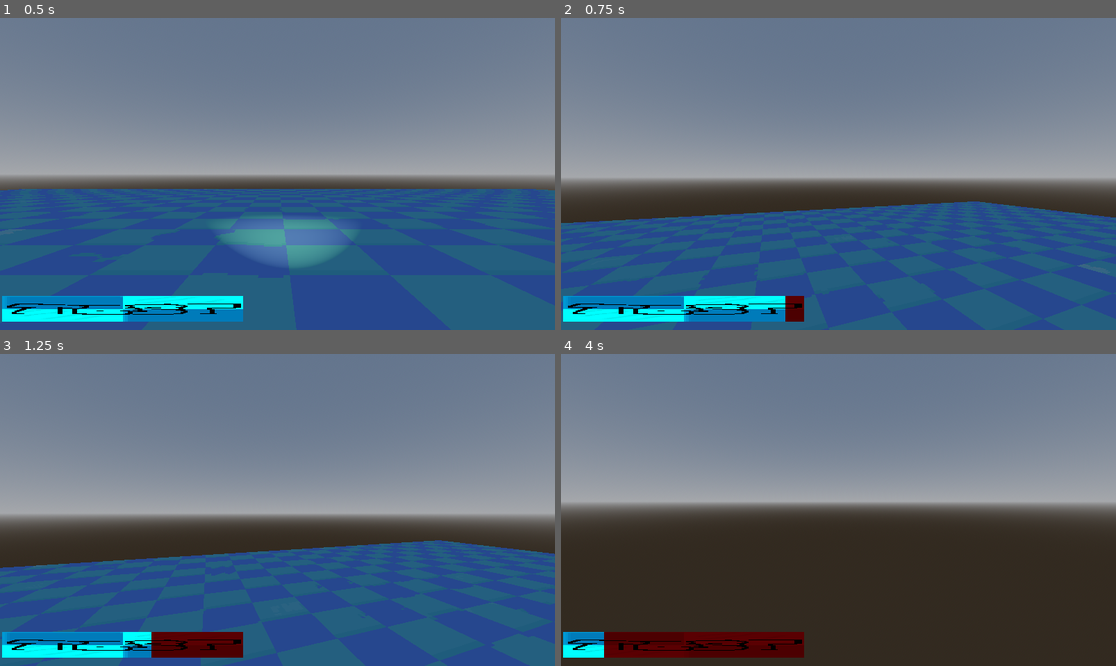
Above: before the commit, frames 1-4 (two rows, left to right).
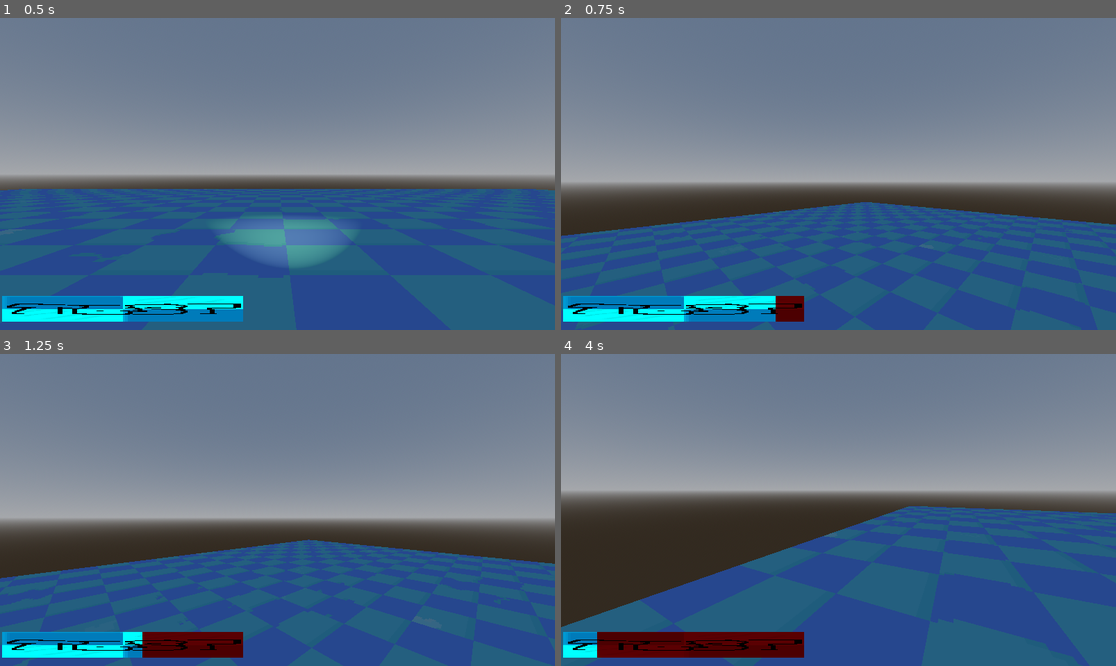
Above: after the commit, the same moments.

Repository: JustSomeTac0/Chipper-Chips-Captive-Casino-Main
Game: Godot game, scene res://Scenes/Testing Scene.tscn
Same seed, same stepped clock (60 frames per second), same inputs: the game is played once before the commit and once after it.
Inputs (mouse positions are in pixels of both pictures, inside the frame that each line leads up to):
- Up to frame 1 (0.5 s): no input
- Up to frame 2 (0.75 s): tap Enter (ui_accept) at 0.5 s; move the mouse to (866, 174) at 0.52 s; hold W (moveForward) from 0.53 s (still down); hold Shift from 0.53 s (still down); click (866, 174) at 0.67 s
- Up to frame 3 (1.25 s): keep holding W (moveForward); keep holding Shift; tap Enter (ui_accept) at 0.77 s
- Up to frame 4 (4 s): keep holding W (moveForward); move the mouse to (810, 510) at 1.27 s; release Shift at 1.28 s; tap C (crouch) at 1.35 s; click (810, 510) at 1.42 s; tap Enter (ui_accept) at 1.52, 3.02, 3.77 s; tap Shift at 1.55, 3.05, 3.8 s; move the mouse to (849, 503) at 2.02 s; hold Shift 2.03-2.78 s; click (849, 503) at 2.17 s; move the mouse to (832, 516) at 2.77 s; tap F at 2.85 s; click (832, 516) at 2.92 s; move the mouse to (877, 513) at 3.52 s; hold E from 3.53 s (still down); click (877, 513) at 3.67 s

Frame 1 is identical in both runs. In frame 2, 5.2% of the frame differs, in the area x 0-100%, y 51-98%; in frame 3, 5.4%; in frame 4, 42%, in the area x 0-100%, y 44-100%.

Commit message:
Update Player.gd

Diff:
--- a/assets/simple_fpsplayer/Player.gd
+++ b/assets/simple_fpsplayer/Player.gd
@@ -8,7 +8,7 @@
 var SPEED = 8.5
 const SPRINT_MULT = 1.9
 const JUMP_VELOCITY = 9
-const MOUSE_SENSITIVITY = 0.3
+const MOUSE_SENSITIVITY = 0.7
 var weight = 2
 var regenTime = 0.1 #base Stamina Regen time
 
@@ -24,6 +24,7 @@
 var hitboxRadius: float = 0.5 #SHIT
 var hitboxHeight: float = 2.0 #BETTER
 var stamina: int = 100 #PULL
+var maxStamina
 var sprinting: bool = false
 var StaminaRegenTimer
 
@@ -40,6 +41,10 @@
 	flashlight = $rotation_helper/Camera3D/flashlight_player
 	hitbox = $body
 	StaminaRegenTimer = $StaminaRegenTimer
+	maxStamina = $Hud/CanvasLayer/TextureProgressBar.max_value
+
+
+	print(maxStamina)
 
 	Input.set_mouse_mode(Input.MOUSE_MODE_HIDDEN)
 	Input.set_mouse_mode(Input.MOUSE_MODE_CAPTURED)
@@ -173,6 +178,7 @@
 
 func _on_stamina_regen_timer_timeout() -> void: #Connect for the Stamina Regen Timer call StaminaRegenTimer.start(regenTime) to start it
 	if not Input.is_key_pressed(KEY_SHIFT):
-		stamina += 1
-		staminaChanged.emit()
-		waitfForTimer = false
+		if not self.stamina >= maxStamina:
+			stamina += 1
+			staminaChanged.emit()
+			waitfForTimer = false
